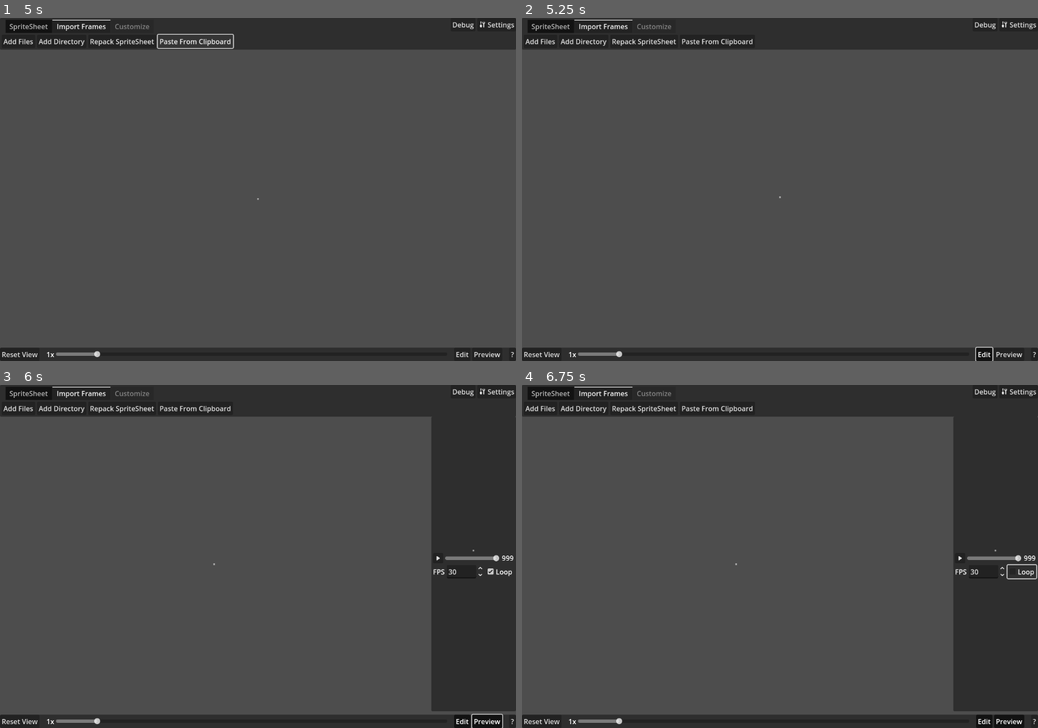
Above: before the commit, frames 1-4 (two rows, left to right).
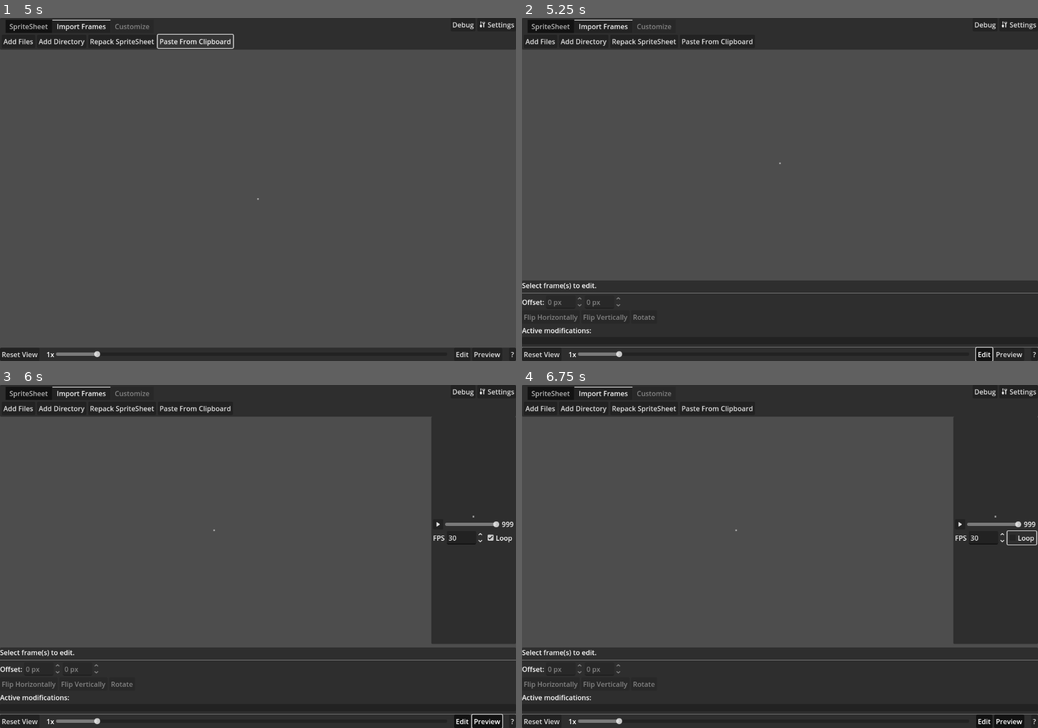
Above: after the commit, the same moments.

Repository: KoBeWi/Godot-Spritesheet-Generator
Game: Godot game, scene res://Rework/Main.tscn
Same seed, same stepped clock (60 frames per second), same inputs: the game is played once before the commit and once after it.
Inputs:
- Up to frame 1 (5 s): click "Repack SpriteSheet" at 0.5 s; click "Reset View" at 1.25 s; click "Settings" at 2 s; click "Add Files" at 2.75 s; click "Add Directory" at 3.5 s; click "Paste From Clipboard" at 4.25 s
- Up to frame 2 (5.25 s): click "Edit" at 5 s
- Up to frame 3 (6 s): click "Preview" at 5.75 s
- Up to frame 4 (6.75 s): click "Loop" at 6.5 s

Frame 1 is identical in both runs. In frame 2, 19% of the frame differs, in the area x 0-100%, y 42-97%; in frame 3, 17%; in frame 4, 17%.
Error before the commit: Invalid access of index '0' on a base object of type: 'Array[Frame]'. (res://Rework/Preview.gd:38)
Error after the commit: Invalid access of index '0' on a base object of type: 'Array[Frame]'. (res://Rework/Preview.gd:39)

Commit message:
Added modifiers

Diff:
--- /dev/null
+++ b/Rework/Edit.gd
@@ -0,0 +1,49 @@
+extends PanelContainer
+
+@onready var sprite_sheet_grid: GridContainer = %SpriteSheetGrid
+@onready var edit_warning: VBoxContainer = %EditWarning
+
+@onready var offset_x: SpinBox = %OffsetX
+@onready var offset_y: SpinBox = %OffsetY
+@onready var buttons: Array[Button] = [%EditFlipX, %EditFlipY, %EditTranspose]
+@onready var mod_list: Tree = %ModList
+
+var selected_frames: Array[SpriteSheet.Frame]
+
+func _init() -> void:
+	hide()
+
+func _notification(what: int) -> void:
+	if what == NOTIFICATION_VISIBILITY_CHANGED:
+		update_frames()
+
+func update_frames():
+	if not is_visible_in_tree():
+		return
+
+	selected_frames.assign(sprite_sheet_grid.get_children().filter(func(node) -> bool: return node.is_selected()).map(func(node) -> SpriteSheet.Frame: return node.frame))
+
+	var enabled := not selected_frames.is_empty()
+	edit_warning.visible = not enabled
+	offset_x.editable = enabled
+	offset_y.editable = enabled
+	for button in buttons:
+		button.disabled = not enabled
+
+func _flip_x() -> void:
+	var flipper := SpriteSheet.FlipX.new()
+	for frame in selected_frames:
+		frame.modifiers.append(flipper)
+		frame.update_image()
+
+func _flip_y() -> void:
+	var flipper := SpriteSheet.FlipY.new()
+	for frame in selected_frames:
+		frame.modifiers.append(flipper)
+		frame.update_image()
+
+func _transpose() -> void:
+	var rotater := SpriteSheet.Rotate.new()
+	for frame in selected_frames:
+		frame.modifiers.append(rotater)
+		frame.update_image()
--- a/Rework/FrameContainer.gd
+++ b/Rework/FrameContainer.gd
@@ -5,8 +5,10 @@
 @onready var texture: TextureRect = %Texture
 @onready var margins: MarginContainer = $Margins
 @onready var background: ColorRect = $Background
+@onready var selection: Panel = $Selection
 
 var frame: SpriteSheet.Frame
+var disable_input: bool
 
 func _ready() -> void:
 	update()
@@ -22,3 +24,19 @@
 	margins.add_theme_constant_override(&"margin_right", horizontal)
 	margins.add_theme_constant_override(&"margin_top", vertical + frame.offset.y)
 	margins.add_theme_constant_override(&"margin_bottom", vertical)
+
+func _gui_input(event: InputEvent) -> void:
+	if disable_input:
+		return
+
+	var mb := event as InputEventMouseButton
+	if mb:
+		if mb.pressed and mb.button_index == MOUSE_BUTTON_LEFT:
+			selection.visible = not selection.visible
+			if not mb.shift_pressed:
+				for node in get_parent().get_children():
+					if node != self:
+						node.selection.visible = false
+
+func is_selected() -> bool:
+	return selection.visible
--- a/Rework/FrameContainer.tscn
+++ b/Rework/FrameContainer.tscn
@@ -4,11 +4,15 @@
 
 [sub_resource type="StyleBoxFlat" id="StyleBoxFlat_dq8w2"]
 draw_center = false
-border_width_left = 1
-border_width_top = 1
-border_width_right = 1
-border_width_bottom = 1
+border_width_left = 2
+border_width_top = 2
+border_width_right = 2
+border_width_bottom = 2
 border_color = Color(1, 0.821741, 0, 1)
+expand_margin_left = 1.0
+expand_margin_top = 1.0
+expand_margin_right = 1.0
+expand_margin_bottom = 1.0
 
 [sub_resource type="Gradient" id="Gradient_i7qgq"]
 
@@ -38,6 +42,7 @@
 
 [node name="Selection" type="Panel" parent="."]
 visible = false
+z_index = 1
 layout_mode = 2
 mouse_filter = 2
 theme_override_styles/panel = SubResource("StyleBoxFlat_dq8w2")
--- a/Rework/Main.gd
+++ b/Rework/Main.gd
@@ -134,7 +134,10 @@
 	save_pick_dialog.popup_centered()
 
 func _on_file_picked(path: String) -> void:
-	save_path.text = path
+	if path.get_extension().is_empty():
+		save_path.text = path + ".png"
+	else:
+		save_path.text = path
 	update_save_button()
 
 func update_save_button() -> void:
--- a/Rework/Main.tscn
+++ b/Rework/Main.tscn
@@ -12,6 +12,7 @@
 [ext_resource type="PackedScene" uid="uid://c6ce0mrlnw0ui" path="res://Rework/FrameContainer.tscn" id="7_j10sb"]
 [ext_resource type="Texture2D" uid="uid://do1032o0c7fx6" path="res://Source/Tools.svg" id="8_t0fln"]
 [ext_resource type="Texture2D" uid="uid://o4p3468prkxm" path="res://Rework/Play.svg" id="9_ajsf6"]
+[ext_resource type="Script" uid="uid://de521126vdx1m" path="res://Rework/Edit.gd" id="11_o0wax"]
 
 [sub_resource type="StyleBoxEmpty" id="StyleBoxEmpty_e06dd"]
 content_margin_top = 4.0
@@ -76,8 +77,8 @@
 script/source = "extends Button
 
 func _pressed() -> void:
-	owner.add_directory(\"res://Media/fireballoga/RunClubDown\")
-	#owner.add_directory(\"res://Media/fireballoga/red\")
+	#owner.add_directory(\"res://Media/fireballoga/RunClubDown\")
+	owner.add_directory(\"res://Media/fireballoga/red\")
 	#$\"../../Repack\".repack_file(\"X:/Godot/Assets/SpriteShitter/CutterTest.png\")
 	#%RepackColumns.value = 3
 	#$\"../../Repack\"._confirm()
@@ -112,7 +113,6 @@
 script = SubResource("GDScript_0amvt")
 
 [node name="SpriteSheet" type="HBoxContainer" parent="VBoxContainer/PanelContainer/MarginContainer/Tabs"]
-visible = false
 layout_mode = 2
 metadata/_tab_index = 0
 
@@ -167,6 +167,7 @@
 text = "Paste From Clipboard"
 
 [node name="Customize" type="VBoxContainer" parent="VBoxContainer/PanelContainer/MarginContainer/Tabs"]
+visible = false
 layout_mode = 2
 script = SubResource("GDScript_nait6")
 button_group = SubResource("ButtonGroup_nait6")
@@ -420,7 +421,68 @@
 text = "Loop"
 
 [node name="Edit" type="PanelContainer" parent="VBoxContainer/VSplitContainer"]
-visible = false
+layout_mode = 2
+script = ExtResource("11_o0wax")
+
+[node name="VBoxContainer" type="VBoxContainer" parent="VBoxContainer/VSplitContainer/Edit"]
+layout_mode = 2
+
+[node name="EditWarning" type="VBoxContainer" parent="VBoxContainer/VSplitContainer/Edit/VBoxContainer"]
+unique_name_in_owner = true
+layout_mode = 2
+
+[node name="Label" type="Label" parent="VBoxContainer/VSplitContainer/Edit/VBoxContainer/EditWarning"]
+layout_mode = 2
+text = "Select frame(s) to edit."
+
+[node name="HSeparator" type="HSeparator" parent="VBoxContainer/VSplitContainer/Edit/VBoxContainer/EditWarning"]
+layout_mode = 2
+
+[node name="HBoxContainer2" type="HBoxContainer" parent="VBoxContainer/VSplitContainer/Edit/VBoxContainer"]
+layout_mode = 2
+
+[node name="Label" type="Label" parent="VBoxContainer/VSplitContainer/Edit/VBoxContainer/HBoxContainer2"]
+layout_mode = 2
+text = "Offset:"
+
+[node name="OffsetX" type="SpinBox" parent="VBoxContainer/VSplitContainer/Edit/VBoxContainer/HBoxContainer2"]
+unique_name_in_owner = true
+layout_mode = 2
+suffix = "px"
+
+[node name="OffsetY" type="SpinBox" parent="VBoxContainer/VSplitContainer/Edit/VBoxContainer/HBoxContainer2"]
+unique_name_in_owner = true
+layout_mode = 2
+suffix = "px"
+
+[node name="HBoxContainer" type="HBoxContainer" parent="VBoxContainer/VSplitContainer/Edit/VBoxContainer"]
+layout_mode = 2
+
+[node name="EditFlipX" type="Button" parent="VBoxContainer/VSplitContainer/Edit/VBoxContainer/HBoxContainer"]
+unique_name_in_owner = true
+layout_mode = 2
+text = "Flip Horizontally"
+
+[node name="EditFlipY" type="Button" parent="VBoxContainer/VSplitContainer/Edit/VBoxContainer/HBoxContainer"]
+unique_name_in_owner = true
+layout_mode = 2
+text = "Flip Vertically"
+
+[node name="EditTranspose" type="Button" parent="VBoxContainer/VSplitContainer/Edit/VBoxContainer/HBoxContainer"]
+unique_name_in_owner = true
+layout_mode = 2
+text = "Rotate"
+
+[node name="Label2" type="Label" parent="VBoxContainer/VSplitContainer/Edit/VBoxContainer"]
+layout_mode = 2
+text = "Active modifications:"
+
+[node name="ModList" type="Tree" parent="VBoxContainer/VSplitContainer/Edit/VBoxContainer"]
+unique_name_in_owner = true
+layout_mode = 2
+hide_root = true
+
+[node name="HSeparator" type="HSeparator" parent="VBoxContainer/VSplitContainer/Edit/VBoxContainer"]
 layout_mode = 2
 
 [node name="PanelContainer2" type="PanelContainer" parent="VBoxContainer"]
@@ -653,6 +715,9 @@
 [connection signal="pressed" from="VBoxContainer/VSplitContainer/HSplitContainer/Preview/MarginContainer/VBoxContainer/HBoxContainer2/PlayButton" to="VBoxContainer/VSplitContainer/HSplitContainer/Preview" method="_play_pause"]
 [connection signal="value_changed" from="VBoxContainer/VSplitContainer/HSplitContainer/Preview/MarginContainer/VBoxContainer/HBoxContainer2/Timeline" to="VBoxContainer/VSplitContainer/HSplitContainer/Preview" method="_on_timeline_value_changed"]
 [connection signal="value_changed" from="VBoxContainer/VSplitContainer/HSplitContainer/Preview/MarginContainer/VBoxContainer/HBoxContainer/SpinBox" to="VBoxContainer/VSplitContainer/HSplitContainer/Preview" method="_on_fps_changed"]
+[connection signal="pressed" from="VBoxContainer/VSplitContainer/Edit/VBoxContainer/HBoxContainer/EditFlipX" to="VBoxContainer/VSplitContainer/Edit" method="_flip_x"]
+[connection signal="pressed" from="VBoxContainer/VSplitContainer/Edit/VBoxContainer/HBoxContainer/EditFlipY" to="VBoxContainer/VSplitContainer/Edit" method="_flip_y"]
+[connection signal="pressed" from="VBoxContainer/VSplitContainer/Edit/VBoxContainer/HBoxContainer/EditTranspose" to="VBoxContainer/VSplitContainer/Edit" method="_transpose"]
 [connection signal="toggled" from="VBoxContainer/PanelContainer2/Navigation/HBoxContainer2/Button3" to="VBoxContainer/VSplitContainer/Edit" method="set_visible"]
 [connection signal="toggled" from="VBoxContainer/PanelContainer2/Navigation/HBoxContainer2/Button4" to="VBoxContainer/VSplitContainer/HSplitContainer/Preview" method="set_visible"]
 [connection signal="toggled" from="VBoxContainer/PanelContainer2/Navigation/Button2" to="VBoxContainer/PanelContainer2/Navigation/Button2/PanelContainer" method="set_visible"]
--- a/Rework/Preview.gd
+++ b/Rework/Preview.gd
@@ -11,6 +11,7 @@
 
 func _ready() -> void:
 	preview_frame.texture.expand_mode = TextureRect.EXPAND_IGNORE_SIZE
+	preview_frame.disable_input = true
 
 func _notification(what: int) -> void:
 	if what == NOTIFICATION_VISIBILITY_CHANGED:
--- a/Rework/Spritesheet.gd
+++ b/Rework/Spritesheet.gd
@@ -4,8 +4,11 @@
 	var file_path: String
 	var source_image: Image
 	var image: Image
-	var texture: Texture
+	var texture: ImageTexture
 	var offset: Vector2i
+	var modifiers: Array[FrameModifier]
+
+	signal changed
 
 	func initialize():
 		if not source_image and file_path:
@@ -16,6 +19,41 @@
 		image = source_image.duplicate()
 		texture = ImageTexture.create_from_image(image)
 
+	func update_image():
+		image.copy_from(source_image)
+
+		for modifier in modifiers:
+			modifier._apply(image)
+
+		texture.set_image(image)
+
+class FrameModifier:
+	var name: String
+
+	func _apply(image: Image):
+		pass
+
+class FlipX extends FrameModifier:
+	func _init() -> void:
+		name = "Flip X"
+
+	func _apply(image: Image):
+		image.flip_x()
+
+class FlipY extends FrameModifier:
+	func _init() -> void:
+		name = "Flip Y"
+
+	func _apply(image: Image):
+		image.flip_y()
+
+class Rotate extends FrameModifier:
+	func _init() -> void:
+		name = "Rotate"
+
+	func _apply(image: Image):
+		image.rotate_90(CLOCKWISE)
+
 var frames: Array[Frame]
 var unused_frames: Array[Frame]
 var file_path: String # używane?
Not shown, added: Rework/Edit.gd.uid
Not shown: 1 places in Rework/Main.tscn that only renumber resources
